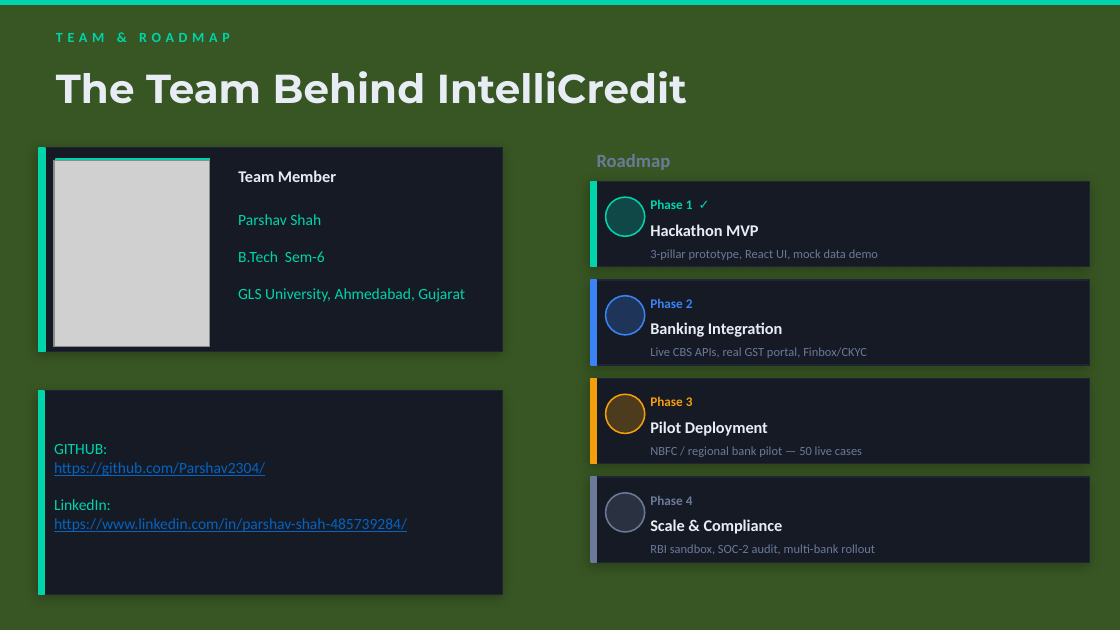
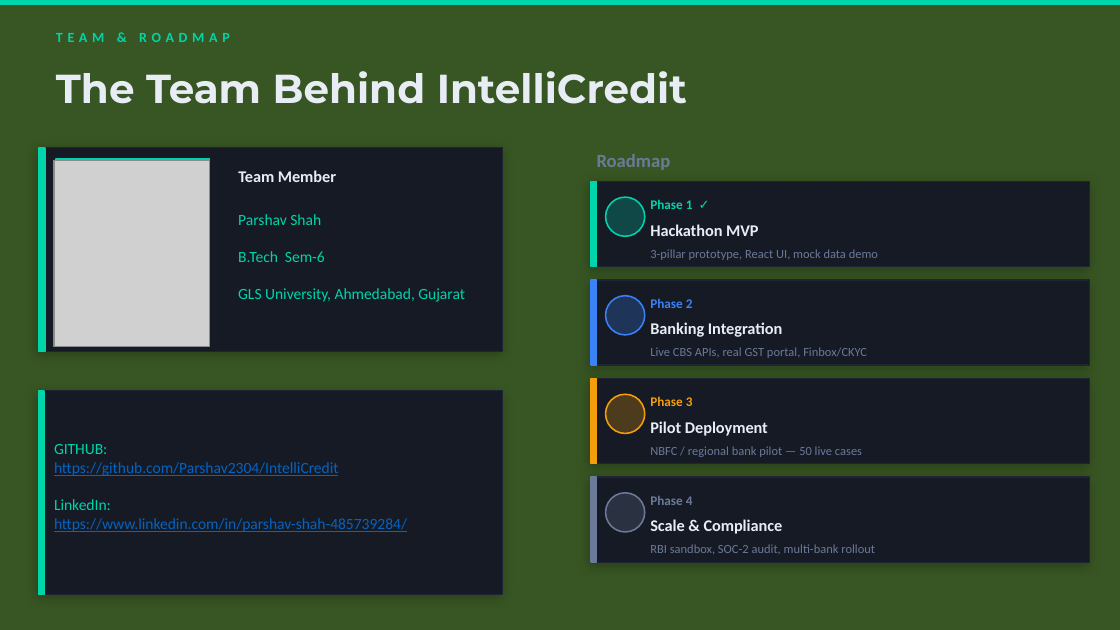
Before and after one commit to Parshav2304/IntelliCredit, a slide deck: slide 13 of IntelliCredit_Hackathon_Presentation.pptx. Drawn at 1120x630 pixels with LibreOffice and Linux fonts; fonts in the diff are those of the drawing; grey boxes stand for pictures. Boxes give left, top, right and bottom in pixels: in the first picture for what was removed or moved away, otherwise in the second. Text is boxed around its words. In the diff, an @@ line names an element or a change of style, - is before the commit and + after.

```diff
--- a/IntelliCredit_Hackathon_Presentation.pptx
+++ b/IntelliCredit_Hackathon_Presentation.pptx
@@ text at [54,462,339,476]: text changed @@
-https://github.com/Parshav2304/
+https://github.com/Parshav2304/IntelliCredit
```
Also in this commit, not shown: 11 other files.
